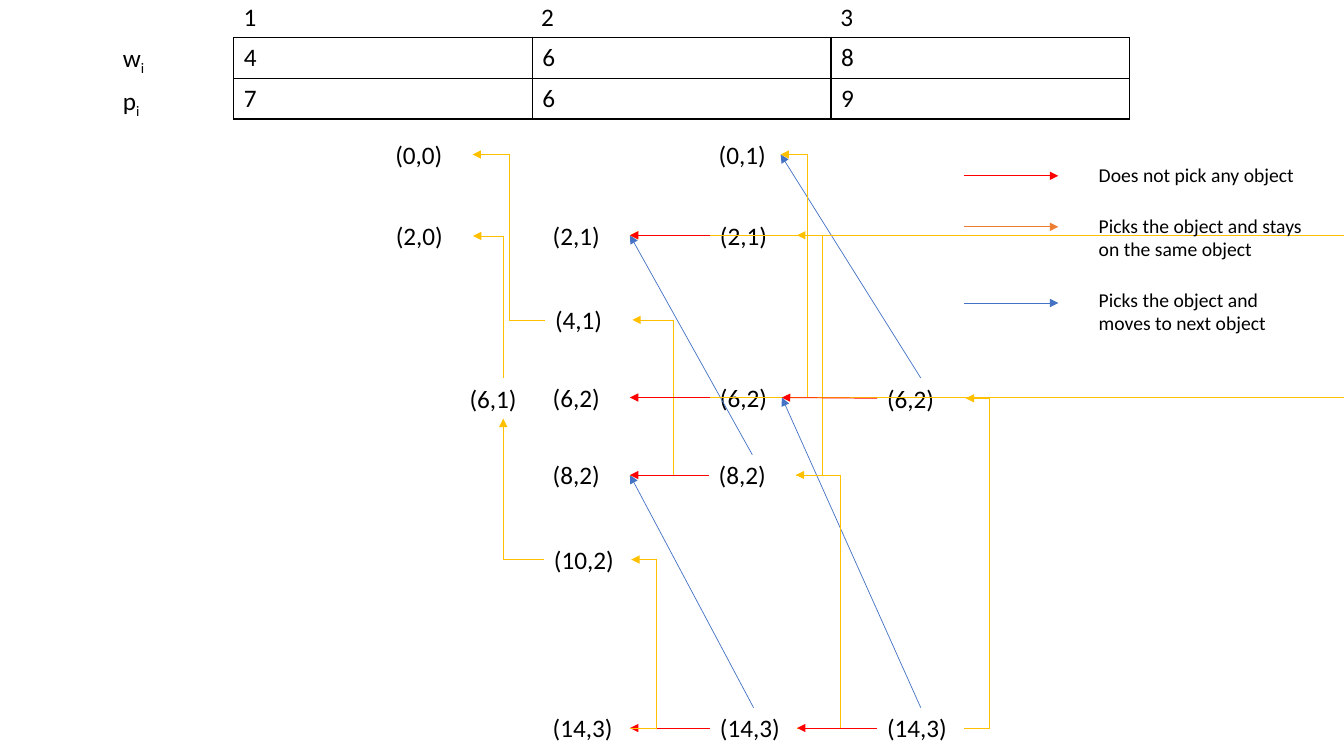
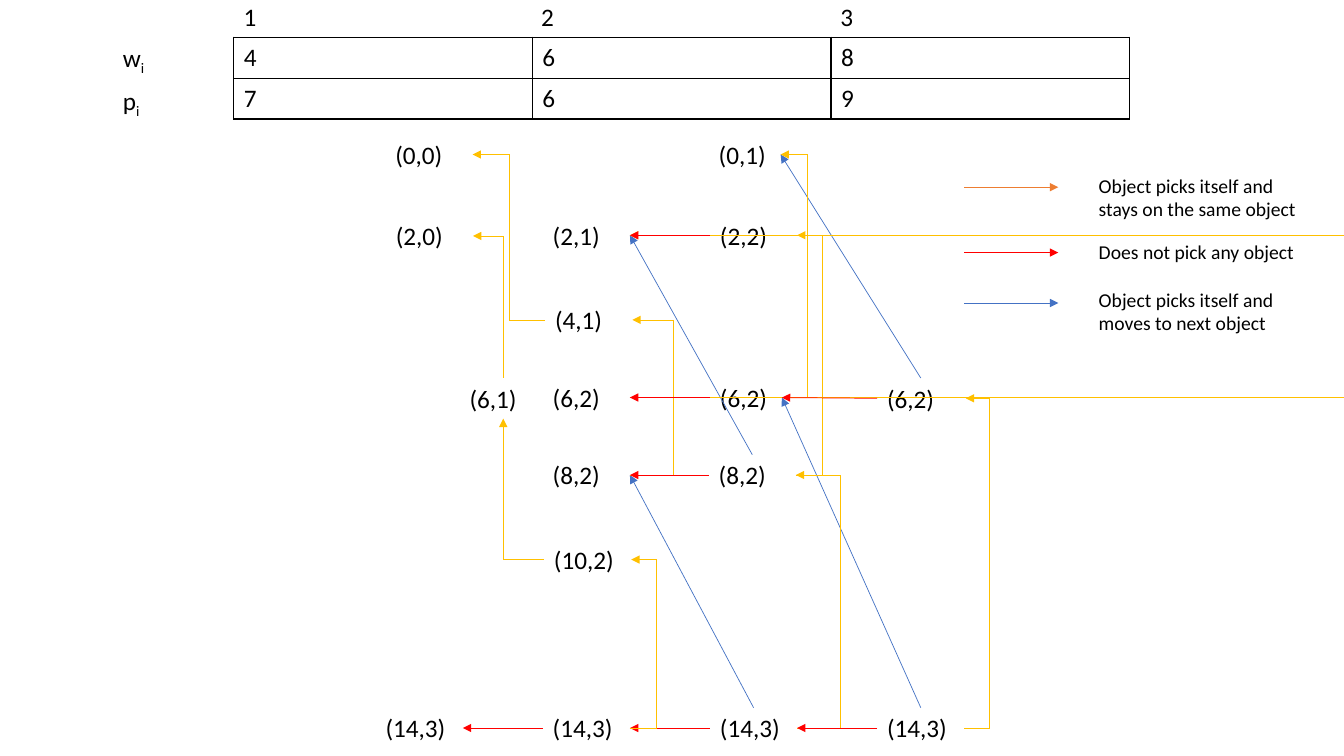
Before and after one commit to gtengwei/CZ2101, a slide deck: slide 1 of example_class_3/Subproblem graph.pptx. Drawn at 1344x756 pixels with LibreOffice and Linux fonts; fonts in the diff are those of the drawing. Boxes give left, top, right and bottom in pixels: in the first picture for what was removed or moved away, otherwise in the second. Text is boxed around its words. In the diff, an @@ line names an element or a change of style, - is before the commit and + after.

```diff
--- a/example_class_3/Subproblem graph.pptx
+++ b/example_class_3/Subproblem graph.pptx
@@ text at [1099, 179, 1296, 220]: text changed @@
-Picks the object and stays on the same object
+Object picks itself and stays on the same object
@@ arrow moved from (965, 227) - (1059, 227) to (965, 188) - (1059, 188) @@
@@ text at [720, 226, 767, 249]: text changed @@
-(2,1)
+(2,2)
@@ text "Does not pick any object": place and size @@
-text "Does not pick any object" at [1099, 168, 1294, 186]
+text "Does not pick any object" at [1099, 245, 1294, 263]
@@ arrow moved from (965, 175) - (1059, 175) to (965, 253) - (1059, 253) @@
@@ text at [1099, 293, 1273, 334]: text changed @@
-Picks the object and moves to next object
+Object picks itself and moves to next object
@@ text added at [386, 718, 446, 741], 18 pt, text #000000 @@
+(14,3)
@@ arrow added from (543, 728) to (463, 728), #FF0000 0.5 pt @@
```
Also in this commit, not shown: 1 slide added, 1 other file.
